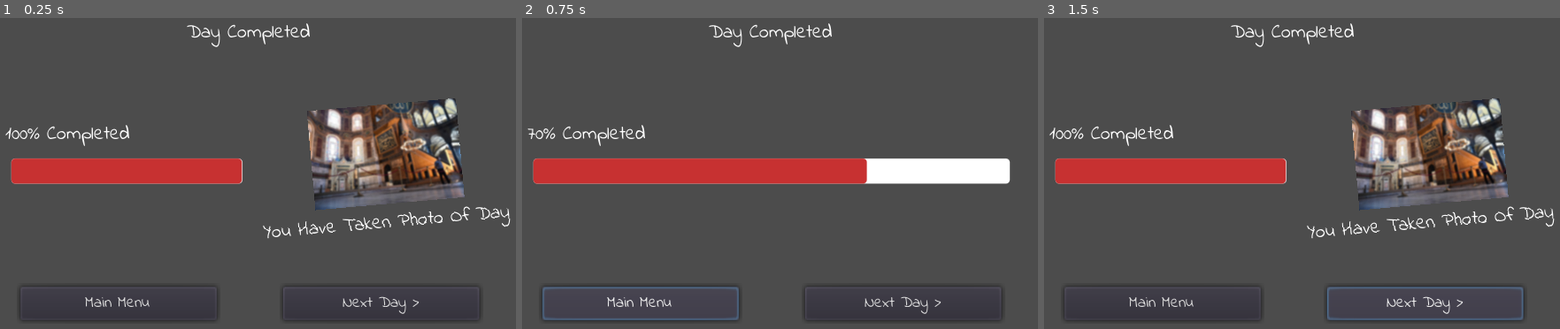
Above: before the commit, frames 1-3 (left to right).
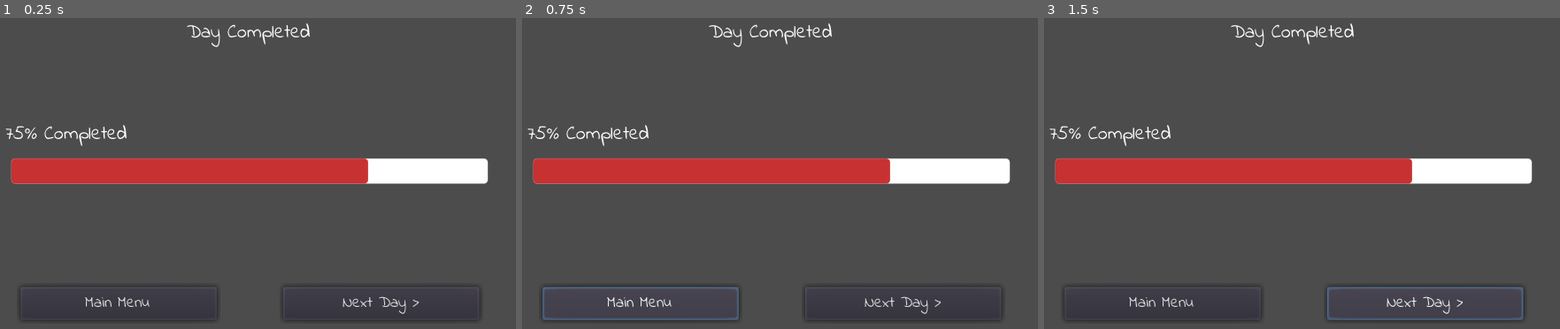
Above: after the commit, the same moments.

Repository: Frozander/BAUGamejam2021
Game: Godot game, scene res://Scenes/DayEnd.tscn
Two runs of this game, one before a commit and one after it. Both use one fixed random seed, a clock stepped at 60 frames per second and the inputs below.
Inputs:
- Up to frame 1 (0.25 s): no input
- Up to frame 2 (0.75 s): click "Main Menu" at 0.5 s
- Up to frame 3 (1.5 s): click "Next Day >" at 1.25 s

The runs differ from the first frame. In frame 1, 10% of the frame differs, in the area x 1-99%, y 25-72%; in frame 2, 0.9%; in frame 3, 10%.

Commit message:
removed test code and prints

Diff:
--- a/Scenes/DayEnd.gd
+++ b/Scenes/DayEnd.gd
@@ -4,7 +4,7 @@
 signal main_menu_pressed
 
 func _ready():
-	set_progress_percentage(100)
+	set_progress_percentage(75)
 	$Control/ContinueButton.connect("pressed", self, "on_continue")
 	$Control/MainMenuButton.connect("pressed", self, "on_main_menu")
 
@@ -24,13 +24,9 @@
 
 func on_continue():
 	emit_signal("continue_pressed")
-	print("continue pressed")
-	set_progress_percentage(100)
 
 func on_main_menu():
 	emit_signal("main_menu_pressed")
-	print("main menu pressed")
-	set_progress_percentage(70)
 
 func hide_photo_taken():
 	$Control/image.hide()
